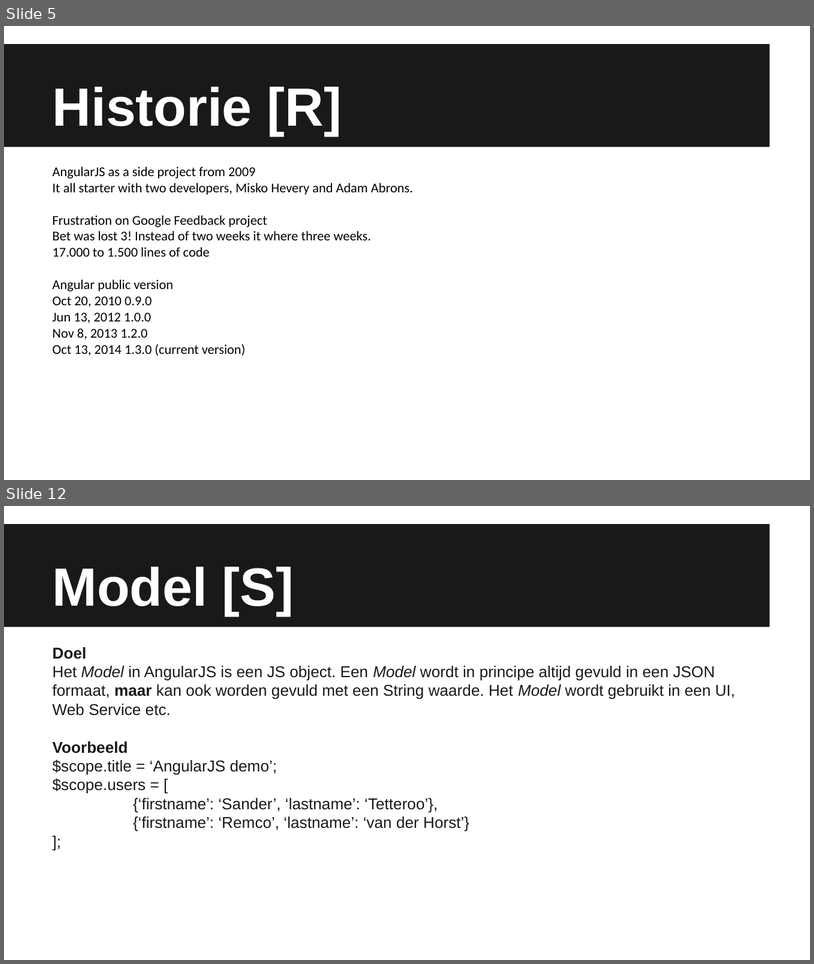
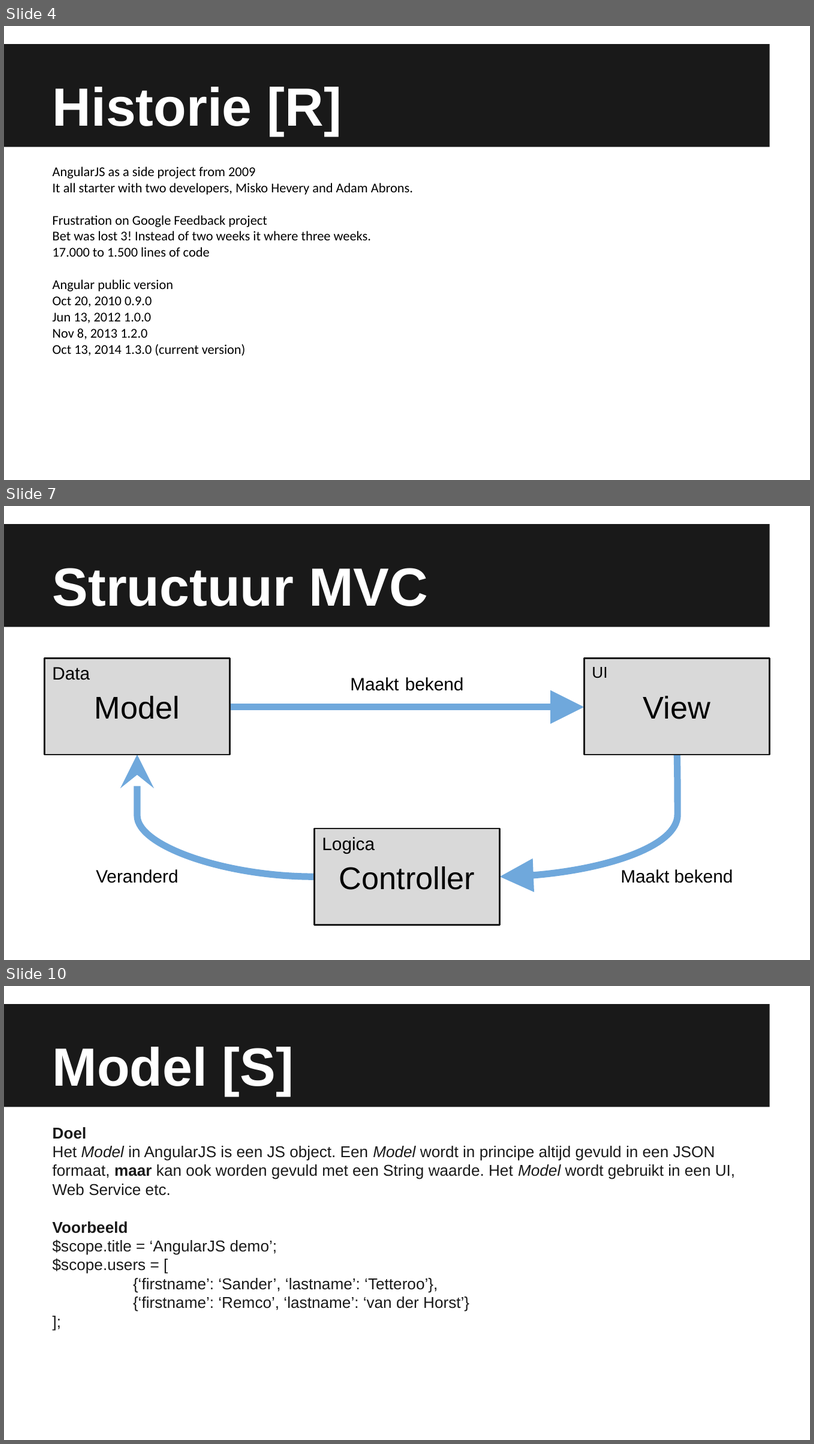
Before and after one commit to Sintelbom/kes-angular, a slide deck: src/main/webapp/KES AngularJS - 19112014.pptx. Shown one above the other, each under a label of ours: slides 5 and 12 before the commit, slides 4, 7 and 10 after it; the slides between them are not shown. The pictures are 814x964 and 814x1444 pixels, drawn with LibreOffice and Linux fonts; fonts in the diff are those of the drawing. Boxes give left, top, right and bottom in pixels: in the first picture for what was removed or moved away, otherwise in the second. Text is boxed around its words. In the diff, an @@ line names an element or a change of style, - is before the commit and + after.

```diff
--- a/src/main/webapp/KES AngularJS - 19112014.pptx
+++ b/src/main/webapp/KES AngularJS - 19112014.pptx
@@ slide 7 added at (x1=4, y1=506, x2=810, y2=960), background #FFFFFF; not listed: 1 template element that a slide beside it also shows @@
@@ title added at (x1=53, y1=568, x2=428, y2=606), 48 pt, text #FFFFFF, bold @@
+Structuur MVC
@@ rectangle added at (x1=44, y1=658, x2=230, y2=755), fill #D9D9D9, outline #191919 1.5 pt, 28 pt, text #000000 @@
+Model
@@ text added at (x1=52, y1=667, x2=90, y2=680), 16 pt, text #000000 @@
+Data
@@ rectangle added at (x1=585, y1=658, x2=770, y2=755), fill #D9D9D9, outline #191919 1.5 pt, 28 pt, text #000000 @@
+View
@@ text added at (x1=592, y1=667, x2=608, y2=678), 14 pt, text #000000 @@
+UI
@@ text added at (x1=350, y1=677, x2=464, y2=691), 16 pt, text #000000 @@
+Maakt bekend
@@ arrow added from (230, 707) to (585, 707), #6FA8DC 6 pt @@
@@ curved arrow added from (314, 876) to (137, 754), #6FA8DC 6 pt @@
@@ curved arrow added from (677, 753) to (500, 876), #6FA8DC 6 pt @@
@@ rectangle added at (x1=314, y1=829, x2=500, y2=925), fill #D9D9D9, outline #191919 1.5 pt, 28 pt, text #000000 @@
+Controller
@@ text added at (x1=322, y1=837, x2=375, y2=853), 16 pt, text #000000 @@
+Logica
@@ text added at (x1=96, y1=869, x2=178, y2=883), 16 pt, text #000000 @@
+Veranderd
@@ text added at (x1=621, y1=869, x2=734, y2=883), 16 pt, text #000000 @@
+Maakt bekend
@@ what was slide 5 is now slide 4 @@
@@ what was slide 12 is now slide 10 @@
```
Also in this commit, not shown: 10 slides changed, 2 other slides added, 3 slides removed.
